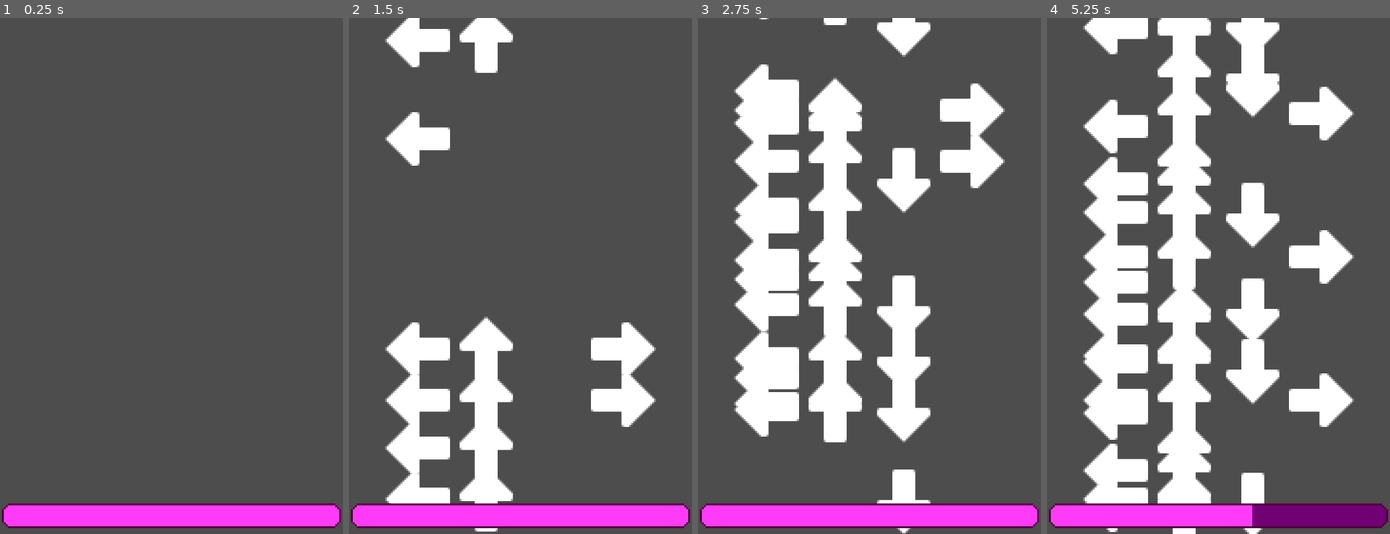
Above: before the commit, frames 1-4 (left to right).
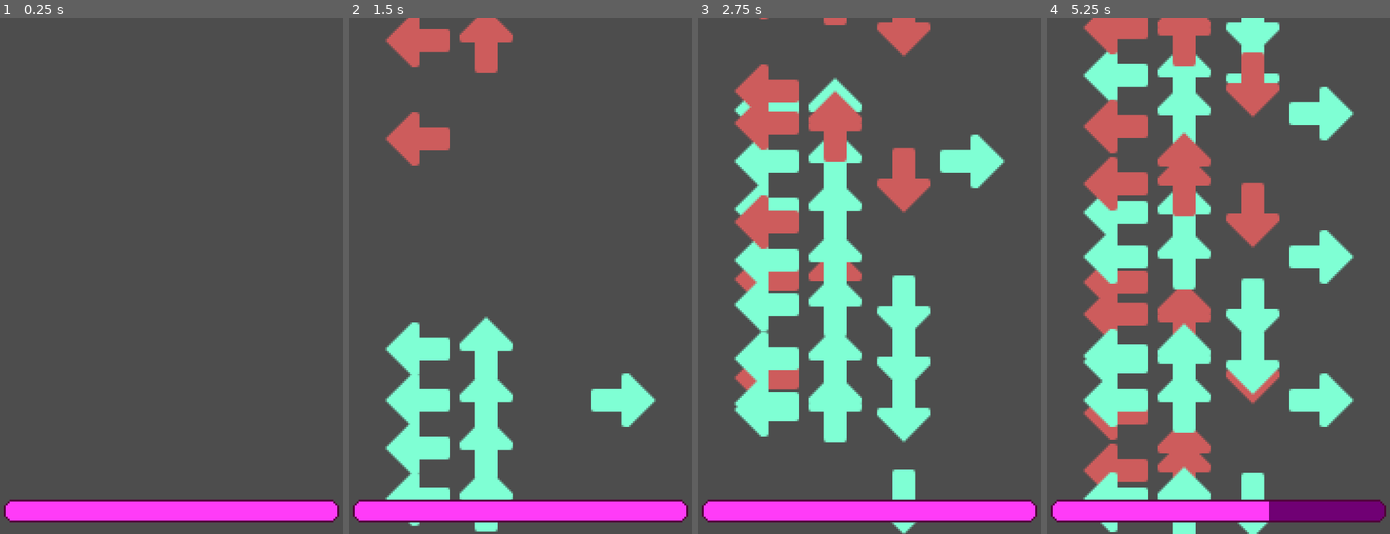
Above: after the commit, the same moments.

Repository: Bbubbee/Musik-Knight
Game: Godot game, scene res://scenes/levels/get_started/attack_manager.tscn
Same seed, same stepped clock (60 frames per second), same inputs: the game is played once before the commit and once after it.
Inputs:
- Up to frame 1 (0.25 s): no input
- Up to frame 2 (1.5 s): tap Enter (ui_accept) at 0.5, 0.77 s; hold D (right) 0.53-1.28 s; hold P (dev_enemy_atk) 0.53-1.28 s; hold S (down) from 1.28 s (still down); tap P (dev_enemy_atk) at 1.35 s
- Up to frame 3 (2.75 s): tap Enter (ui_accept) at 1.52 s; release S (down) at 2.03 s; hold D (right) from 2.03 s (still down); hold P (dev_enemy_atk) from 2.03 s (still down)
- Up to frame 4 (5.25 s): release D (right) at 2.78 s; release P (dev_enemy_atk) at 2.78 s; hold W (up) 2.78-3.53 s; tap P (dev_enemy_atk) at 2.85, 4.35 s; tap Enter (ui_accept) at 3.02, 3.77, 4.52 s; hold P (dev_enemy_atk) 3.53-4.28 s; hold A (left) 3.53-5.03 s; hold S (down) from 5.03 s (still down); hold P (dev_enemy_atk) from 5.03 s (still down)

The runs differ from the first frame. In frame 1, 2.6% of the frame differs, in the area x 0-100%, y 93-99%; in frame 2, 15%; in frame 3, 27%; in frame 4, 34%, in the area x 0-100%, y 0-100%.

Commit message:
Started basic attack implementation
The attack manager should have reference to the player and enemy
AM knows when a player and enemy has attacked

Diff:
--- a/project.godot
+++ b/project.godot
@@ -19,6 +19,7 @@
 
 ScreenCalculator="*uid://4vq4xoeg7e1v"
 Events="*uid://kv81lot4qyai"
+Constants="*uid://ctg4ylgki7m4a"
 
 [display]
 
@@ -75,6 +76,11 @@
 "events": [Object(InputEventKey,"resource_local_to_scene":false,"resource_name":"","device":-1,"window_id":0,"alt_press …(192 unchanged characters)…
 ]
 }
+dev_enemy_atk_2={
+"deadzone": 0.2,
+"events": [Object(InputEventMouseButton,"resource_local_to_scene":false,"resource_name":"","device":-1,"window_id":0,"alt_pressed":false,"shift_pressed":false,"ctrl_pressed":false,"meta_pressed":false,"button_mask":256,"position":Vector2(169, 17),"global_position":Vector2(178, 65),"factor":1.0,"button_index":9,"canceled":false,"pressed":true,"double_click":false,"script":null)
+]
+}
 
 [layer_names]
 
--- a/scenes/actors/enemies/enemy/enemy.gd
+++ b/scenes/actors/enemies/enemy/enemy.gd
@@ -1,17 +1,14 @@
 extends Node2D
+class_name Enemy
+
+signal attacked_player
+
+@onready var state_machine: StateMachine = $StateMachine
+
+func _ready() -> void:
+	state_machine.init(self)
 
 
-func attack_break():
-	# Code basic special attack combo.
-	var attk_break = [
-		[0, 0.5],
-		[[0, 1], 0.5],
-		[2, 0.25],
-		[1, 0.5]
-	]
-
-	Events.attack_break.emit(attk_break, "e")
-
 func _input(event: InputEvent) -> void:
-	if event.is_action_pressed("dev_enemy_atk"):
-		attack_break()
+	if event.is_action_pressed("dev_enemy_atk_2"):
+		attacked_player.emit()
--- a/scenes/actors/enemies/enemy/enemy.tscn
+++ b/scenes/actors/enemies/enemy/enemy.tscn
@@ -1,6 +1,18 @@
 [gd_scene format=3 uid="uid://d4npp8eq3sf6w"]
 
 [ext_resource type="Script" uid="uid://dg848ovgdynpj" path="res://scenes/actors/enemies/enemy/enemy.gd" id="1_umc6n"]
+[ext_resource type="PackedScene" uid="uid://dw5fdg8s00p7i" path="res://utils/components/state_machines/state_machine.tscn" id="2_wca1c"]
+[ext_resource type="Script" uid="uid://ch76ingdwgwvn" path="res://scenes/actors/enemies/enemy/states/idle.gd" id="3_20wx3"]
+[ext_resource type="Script" uid="uid://dk36wugbm7gae" path="res://scenes/actors/enemies/enemy/states/attacking.gd" id="4_22d5t"]
 
 [node name="Enemy" type="Node2D" unique_id=1493822380]
 script = ExtResource("1_umc6n")
+
+[node name="StateMachine" parent="." unique_id=1348697902 node_paths=PackedStringArray("initial_state") instance=ExtResource("2_wca1c")]
+initial_state = NodePath("Thinking")
+
+[node name="Thinking" type="Node" parent="StateMachine" unique_id=1418791308]
+script = ExtResource("3_20wx3")
+
+[node name="Attacking" type="Node" parent="StateMachine" unique_id=212312955]
+script = ExtResource("4_22d5t")
--- /dev/null
+++ b/scenes/actors/enemies/enemy/states/attacking.gd
@@ -0,0 +1,7 @@
+extends State
+
+
+func enter(_enter_params = null):
+	# Attack in a random direction.
+	var r_dir = Constants.get_rand_dir()
+	Events.attack_basic.emit(r_dir, actor)
--- /dev/null
+++ b/scenes/actors/enemies/enemy/states/idle.gd
@@ -0,0 +1,18 @@
+extends State
+
+
+func attack_break():
+	# Code basic special attack combo.
+	var attk_break = [
+		[0, 0.5],
+		[[0, 1], 0.5],
+		[2, 0.25],
+		[1, 0.5]
+	]
+
+	Events.attack_break.emit(attk_break, "e")
+
+
+func _input(event: InputEvent) -> void:
+	if event.is_action_pressed("dev_enemy_atk"):
+		attack_break()
--- a/scenes/actors/player_controller/player_controller.gd
+++ b/scenes/actors/player_controller/player.gd
@@ -1,6 +1,9 @@
 extends Node2D
+class_name Player
 
-@onready var detector_area: Area2D = $DetectorArea
+signal attacked_enemy
+
+@onready var arrow_detector_area: Area2D = $ArrowDetectorArea
 @onready var pixel_progress_bar: TextureProgressBar = $PixelProgressBar
 
 func _ready() -> void:
@@ -16,25 +19,36 @@
 	# NOTE: Changed all "elif" to "if" to handle concurrent presses.
 	if Input.is_action_just_pressed("left"):
 		press_arrow(0)
+		attack_basic(0)
 	if Input.is_action_just_pressed("up"):
 		press_arrow(1)
+		attack_basic(1)
 	if Input.is_action_just_pressed("down"):
 		press_arrow(2)
+		attack_basic(2)
 	if Input.is_action_just_pressed("right"):
 		press_arrow(3)
-
+		attack_basic(3)
 
 
 ## An arrow has been pressed. Check if any arrows are in the detector area.
 ## @param: dir - the direction of the arrow pressed.
 func press_arrow(dir: int = 0) -> void:
 	# Check if detector is colliding with anything. If not, return.
-	if not detector_area.has_overlapping_areas(): return
+	if not arrow_detector_area.has_overlapping_areas(): return
 
 	# An arrow has been pressed and it matches the direction pressed.
 	# Clear that arrow.
-	for arrow: ArrowArea in detector_area.get_overlapping_areas():
+	for arrow: ArrowArea in arrow_detector_area.get_overlapping_areas():
 		arrow.triggered.emit(dir)
+
+func attack_basic(dir: int = 0):
+	attacked_enemy.emit()
+
+
+
+
+
 
 
 # TEMP: Break attack
--- /dev/null
+++ b/scenes/actors/player_controller/player.tscn
@@ -0,0 +1,27 @@
+[gd_scene format=3 uid="uid://dh1igm36i5b6e"]
+
+[ext_resource type="Script" uid="uid://ct0k54t4153wi" path="res://scenes/actors/player_controller/player.gd" id="1_p3i1c"]
+[ext_resource type="PackedScene" uid="uid://beccf3oeappg0" path="res://utils/components/progress_bar/pixel_progress_bar.tscn" id="2_6e08y"]
+[ext_resource type="PackedScene" uid="uid://i8skbagxojb" path="res://utils/components/hitbox_component/hitbox_component.tscn" id="3_7ont2"]
+
+[sub_resource type="RectangleShape2D" id="RectangleShape2D_p3i1c"]
+size = Vector2(244, 32)
+
+[node name="Player" type="Node2D" unique_id=370596373]
+script = ExtResource("1_p3i1c")
+
+[node name="ArrowDetectorArea" type="Area2D" parent="." unique_id=702086124]
+collision_mask = 2
+
+[node name="ArrowDetectorArea" type="CollisionShape2D" parent="ArrowDetectorArea" unique_id=1839110822]
+position = Vector2(100, 246)
+shape = SubResource("RectangleShape2D_p3i1c")
+debug_color = Color(0.5372549, 1, 0.8047794, 0.41960785)
+
+[node name="PixelProgressBar" parent="." unique_id=211127907 instance=ExtResource("2_6e08y")]
+offset_left = 2.0
+offset_top = 252.0
+offset_bottom = 264.0
+
+[node name="HitboxComponent" parent="." unique_id=2082247997 instance=ExtResource("3_7ont2")]
+position = Vector2(152, 182)
--- a/scenes/actors/player_controller/player_controller.tscn
+++ /dev/null
@@ -1,20 +0,0 @@
-[gd_scene format=3 uid="uid://dh1igm36i5b6e"]
-
-[ext_resource type="Script" uid="uid://ct0k54t4153wi" path="res://scenes/actors/player_controller/player_controller.gd" id="1_p3i1c"]
-[ext_resource type="PackedScene" uid="uid://beccf3oeappg0" path="res://utils/components/progress_bar/pixel_progress_bar.tscn" id="2_6e08y"]
-
-[sub_resource type="RectangleShape2D" id="RectangleShape2D_p3i1c"]
-size = Vector2(244, 32)
-
-[node name="PlayerController" type="Node2D" unique_id=370596373]
-script = ExtResource("1_p3i1c")
-
-[node name="DetectorArea" type="Area2D" parent="." unique_id=702086124]
-collision_mask = 2
-
-[node name="DetetectorShape" type="CollisionShape2D" parent="DetectorArea" unique_id=1839110822]
-shape = SubResource("RectangleShape2D_p3i1c")
-debug_color = Color(0.5372549, 1, 0.8047794, 0.41960785)
-
-[node name="PixelProgressBar" parent="." unique_id=211127907 instance=ExtResource("2_6e08y")]
-offset_bottom = 8.0
--- a/scenes/levels/get_started/attack_manager.gd
+++ b/scenes/levels/get_started/attack_manager.gd
@@ -2,15 +2,25 @@
 
 @onready var arrows = $Arrows
 
+@export var player: Player
+@export var enemy: Enemy
+
 const ARROW = preload("uid://u8nduxgvfxdr")
 
 var lanes: Array[int]
-
+var enemies_last_attk
 
 func _ready():
 	lanes = ScreenCalculator.get_lanes(Vector2(0, 0), 4)
 
 	Events.attack_break.connect(_on_attack_break)
+
+	# Initialise the player and enemy.
+	if player and enemy:
+		if player.has_signal("attacked_enemy"):
+			player.attacked_enemy.connect(_on_player_attacked_enemy)
+		if enemy.has_signal("attacked_player"):
+			enemy.attacked_player.connect(_on_enemy_attacked_player)
 
 
 ## Initiate an attack break. [attk]
@@ -46,7 +56,9 @@
 	arrows.add_child(arrow)
 	arrow.init(lane, caster)
 
+
 ## An arrow has entered the players damage area.
+## Damage the player.
 func _on_damage_player_area_body_entered(body: Node2D) -> void:
 	# The body is not an arrow.
 	if body is not Arrow: return
@@ -58,3 +70,11 @@
 	# Prevents the player from damaging themselves.
 	if arrow.caster == "e":
 		arrow.damage_player()
+
+
+func _on_enemy_attacked_player() -> void:
+	print("enemy attacked")
+
+
+func _on_player_attacked_enemy() -> void:
+	print("player attacked")
--- a/scenes/levels/get_started/attack_manager.tscn
+++ b/scenes/levels/get_started/attack_manager.tscn
@@ -2,20 +2,18 @@
 
 [ext_resource type="Script" uid="uid://tnat58o4ofsq" path="res://scenes/levels/get_started/attack_manager.gd" id="1_78vdk"]
 [ext_resource type="PackedScene" uid="uid://d4npp8eq3sf6w" path="res://scenes/actors/enemies/enemy/enemy.tscn" id="2_v2uub"]
-[ext_resource type="PackedScene" uid="uid://dh1igm36i5b6e" path="res://scenes/actors/player_controller/player_controller.tscn" id="3_065e5"]
+[ext_resource type="PackedScene" uid="uid://dh1igm36i5b6e" path="res://scenes/actors/player_controller/player.tscn" id="3_065e5"]
 
 [sub_resource type="RectangleShape2D" id="RectangleShape2D_xvex2"]
 size = Vector2(312, 48)
 
-[node name="AttackManager" type="Node2D" unique_id=834580641]
+[node name="AttackManager" type="Node2D" unique_id=834580641 node_paths=PackedStringArray("player", "enemy")]
 script = ExtResource("1_78vdk")
+player = NodePath("FolderActors/Player")
+enemy = NodePath("FolderActors/Enemy")
 
 [node name="ArrowSpawnerTimer" type="Timer" parent="." unique_id=1194297075]
 wait_time = 0.25
-
-[node name="Arrows" type="Node2D" parent="." unique_id=1956703561]
-
-[node name="Enemy" parent="." unique_id=1493822380 instance=ExtResource("2_v2uub")]
 
 [node name="DamagePlayerArea" type="Area2D" parent="." unique_id=1803828463]
 collision_layer = 0
@@ -26,17 +24,12 @@
 shape = SubResource("RectangleShape2D_xvex2")
 debug_color = Color(0.80078125, 0.115737915, 0.26023924, 0.41960785)
 
-[node name="PlayerController" parent="." unique_id=370596373 instance=ExtResource("3_065e5")]
+[node name="Arrows" type="Node2D" parent="." unique_id=1956703561]
 
-[node name="DetectorArea" parent="PlayerController" index="0" unique_id=702086124]
-position = Vector2(89, 234)
+[node name="FolderActors" type="Node2D" parent="." unique_id=1804533423]
 
-[node name="PixelProgressBar" parent="PlayerController" index="1" unique_id=211127907]
-offset_left = 1.0
-offset_top = 254.0
-offset_right = 179.0
-offset_bottom = 267.0
+[node name="Enemy" parent="FolderActors" unique_id=1493822380 instance=ExtResource("2_v2uub")]
+
+[node name="Player" parent="FolderActors" unique_id=370596373 instance=ExtResource("3_065e5")]
 
 [connection signal="body_entered" from="DamagePlayerArea" to="." method="_on_damage_player_area_body_entered"]
-
-[editable path="PlayerController"]
--- a/scenes/systems/arrow/arrow.gd
+++ b/scenes/systems/arrow/arrow.gd
@@ -15,10 +15,14 @@
 	self.damage = dmg
 	self.caster = c
 
+	# Initialise arrow based on wether the caster is a player or enemy.
 	if c == "p":
 		self.move_direction = -1
+		self.modulate = Color.AQUAMARINE
 	elif c == "e":
 		self.move_direction = 1
+		self.modulate = Color.INDIAN_RED
+
 
 	# Set rotation of sprite based on the lane they are in.
 	match d:
--- /dev/null
+++ b/utils/components/hitbox_component/hitbox_component.gd
@@ -0,0 +1,3 @@
+extends Area2D
+
+@export var attack_direction: Constants.DIR
--- /dev/null
+++ b/utils/components/hitbox_component/hitbox_component.tscn
@@ -0,0 +1,13 @@
+[gd_scene format=3 uid="uid://i8skbagxojb"]
+
+[ext_resource type="Script" uid="uid://brua4363hoh1o" path="res://utils/components/hitbox_component/hitbox_component.gd" id="1_qj18y"]
+
+[sub_resource type="RectangleShape2D" id="RectangleShape2D_4heqq"]
+size = Vector2(38, 62)
+
+[node name="HitboxComponent" type="Area2D" unique_id=2082247997]
+script = ExtResource("1_qj18y")
+
+[node name="HitboxShape" type="CollisionShape2D" parent="." unique_id=190053012]
+shape = SubResource("RectangleShape2D_4heqq")
+debug_color = Color(0.66015625, 0.6188965, 0, 0.41960785)
--- /dev/null
+++ b/utils/components/state_machines/state.gd
@@ -0,0 +1,27 @@
+extends Node
+class_name State
+
+signal transition  # Use me to transition states.
+
+var actor: Enemy  # Parent of this state.
+
+# Used if you want to retrive the name of a stet.
+var state_name: String = ''
+
+## Note: You can't change states in the enter/exit function!
+## If you think a state might change in the enter/exit
+## function, declare a variable in that state to check.
+func enter(_enter_params = null):
+	pass
+
+func exit():
+	pass
+
+func process(_delta: float):
+	pass
+
+func physics_process(_delta: float):
+	pass
+
+func on_input(_event: InputEvent):
+	pass
--- /dev/null
+++ b/utils/components/state_machines/state_machine.gd
@@ -0,0 +1,87 @@
+extends Node
+class_name StateMachine
+
+var states: Dictionary = {}
+var current_state: State
+var disabled: bool = false
+
+@export var initial_state : State
+
+var finished_transitioning: bool = true
+
+## Readies the state machine.
+func _ready():
+	# Prepares all states.
+	for child in get_children():
+		if child is State:
+			states[child.name.to_lower()] = child
+			child.transition.connect(on_child_transition)
+
+
+## Call this in the actor of the state machine.
+## Connects the actor to the states. Sets inital state.
+func init(actor):
+	for child in get_children():
+		if child is State:
+			child.actor = actor
+
+	# Sets initial state.
+	if initial_state:
+		current_state = initial_state
+		current_state.enter(null)
+
+
+func _process(delta: float) -> void:
+	if disabled: return
+	if current_state: current_state.process(delta)
+
+
+func _physics_process(delta: float) -> void:
+	if disabled: return
+	if current_state: current_state.physics_process(delta)
+
+
+func _input(event: InputEvent) -> void:
+	if disabled: return
+	if current_state: current_state.on_input(event)
+
+
+## State transition.
+## Note: You can't change states from the enter function!
+func on_child_transition(state: State, new_state_name: String, enter_params = null) -> void:
+	finished_transitioning = false
+
+	if state != current_state:
+		finished_transitioning = true
+		return
+
+	# Checks if the new state is invalid.
+	var new_state = states.get(new_state_name.to_lower())
+	if not new_state:
+		finished_transitioning = true
+		return
+
+	# Leave the current state and go to the next.
+	if current_state: current_state.exit()
+	new_state.enter(enter_params)
+	#new_state.call_deferred("enter", enter_params)
+		# Note: I changed this to call_deferred.
+		# This could have unintended repurcussions.
+		# It did! I don't know what it did exactly. It messed with the state transitions.
+	current_state = new_state
+
+	finished_transitioning = true
+
+
+## Safe forced transition.
+func force_transition(new_state_name: String, enter_params = null):
+	# Warning. Ensure finished_transitioning is set to true so this doesn't loop
+	# forever. It does so above.
+	var backup = 50
+	while not finished_transitioning:
+		print("force transition is looping")
+		backup -= 1
+		if backup < 0:
+			break
+
+	current_state.transition.emit(current_state, new_state_name, enter_params)
--- /dev/null
+++ b/utils/components/state_machines/state_machine.tscn
@@ -0,0 +1,6 @@
+[gd_scene format=3 uid="uid://dw5fdg8s00p7i"]
+
+[ext_resource type="Script" uid="uid://0ccq4i7ddf14" path="res://utils/components/state_machines/state_machine.gd" id="1_5anit"]
+
+[node name="StateMachine" type="Node" unique_id=1348697902]
+script = ExtResource("1_5anit")
--- /dev/null
+++ b/utils/globals/constants.gd
@@ -0,0 +1,12 @@
+extends Node
+
+
+enum DIR {
+	LEFT,
+	UP,
+	DOWN,
+	RIGHT
+}
+
+func get_rand_dir() -> DIR:
+	return randi_range(DIR.LEFT, DIR.RIGHT) as DIR
--- a/utils/globals/events.gd
+++ b/utils/globals/events.gd
@@ -6,3 +6,4 @@
 
 # Attacks
 signal attack_break(attk: Array, caster: String)
+signal attack_basic(attk_dir: Constants.DIR, attacker: Node2D)
Not shown, added: scenes/actors/enemies/enemy/states/attacking.gd.uid
Not shown, added: scenes/actors/enemies/enemy/states/idle.gd.uid
Renamed: scenes/actors/player_controller/player_controller.gd.uid -> scenes/actors/player_controller/player.gd.uid
Not shown, added: utils/components/hitbox_component/hitbox_component.gd.uid
Not shown, added: utils/components/state_machines/state.gd.uid
Not shown, added: utils/components/state_machines/state_machine.gd.uid
Not shown, added: utils/globals/constants.gd.uid
